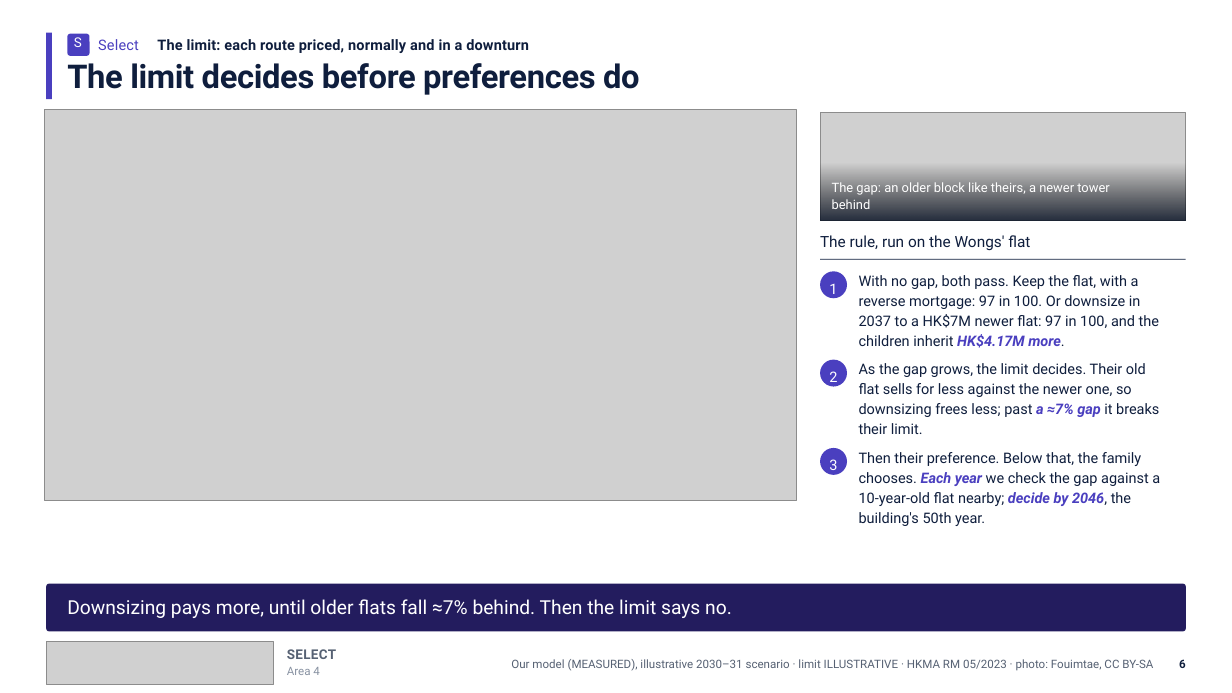
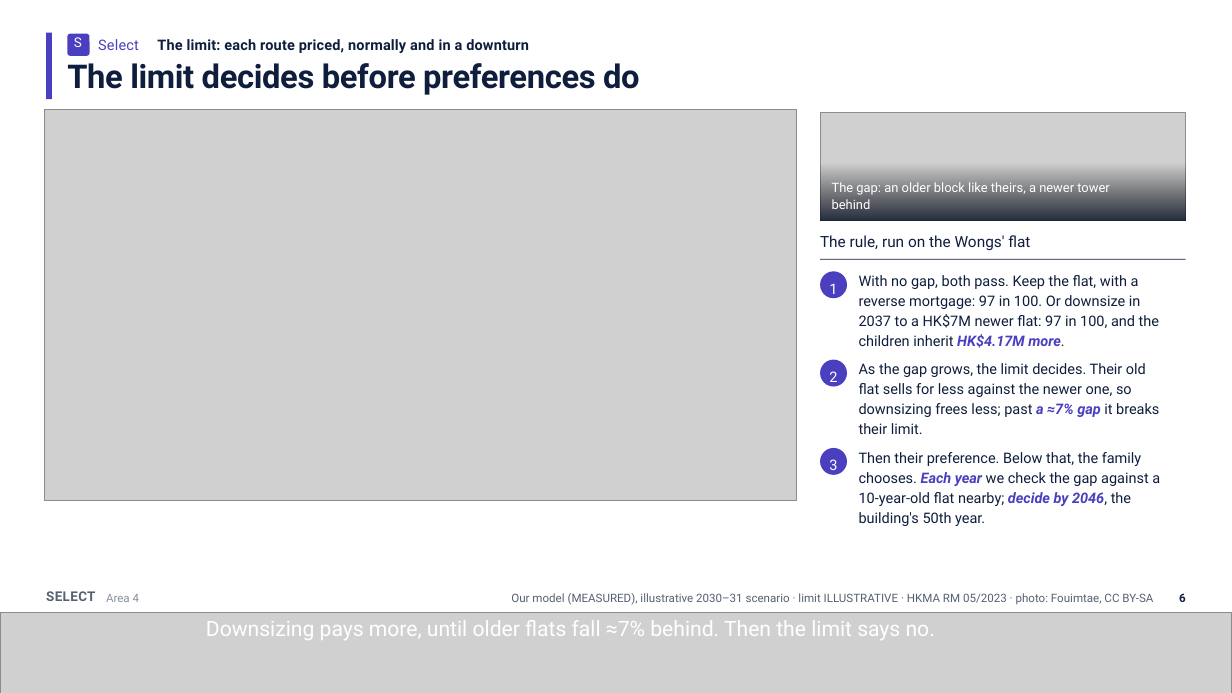
Before and after one commit to Peeradonn/finplan, a slide deck: slide 6 of Final/deck/Axis.pptx. Drawn at 1232x693 pixels with LibreOffice and Linux fonts; fonts in the diff are those of the drawing; grey boxes stand for pictures. Boxes give left, top, right and bottom in pixels: in the first picture for what was removed or moved away, otherwise in the second. Text is boxed around its words. In the diff, an @@ line names an element or a change of style, - is before the commit and + after.

```diff
--- a/Final/deck/Axis.pptx
+++ b/Final/deck/Axis.pptx
@@ text "SELECT": place and size @@
-text "SELECT" at box(287, 649, 336, 659)
+text "SELECT" at box(46, 591, 95, 601)
@@ rounded rectangle removed at box(46, 584, 1186, 632) @@
@@ text "Area 4": place and size @@
-text "Area 4" at box(287, 667, 320, 675)
+text "Area 4" at box(106, 594, 140, 602)
@@ text "Our model (MEASURED), illustrative 2030–31 ...": place and size @@
-text "Our model (MEASURED), illustrative 2030–31 ..." at box(511, 659, 1153, 671)
+text "Our model (MEASURED), illustrative 2030–31 ..." at box(511, 593, 1153, 605)
@@ text "6": place and size @@
-text "6" at box(1179, 659, 1186, 668)
+text "6" at box(1179, 593, 1186, 602)
@@ picture added at box(0, 612, 1232, 693) @@
@@ text "Downsizing pays more, until older ...": place and size @@
-text "Downsizing pays more, until older ..." at box(67, 599, 732, 618)
+text "Downsizing pays more, until older ..." at box(206, 620, 935, 640)
@@ text "Downsizing pays more, until older ..." at box(206, 620, 935, 640): size 15 to 16.5 pt; line spacing 19.2pt to 20.6pt @@
@@ picture removed at box(46, 642, 274, 685) @@
```
Also in this commit, not shown: 7 other slides changed, 3 slides added, 2 slides removed, 10 other files.
